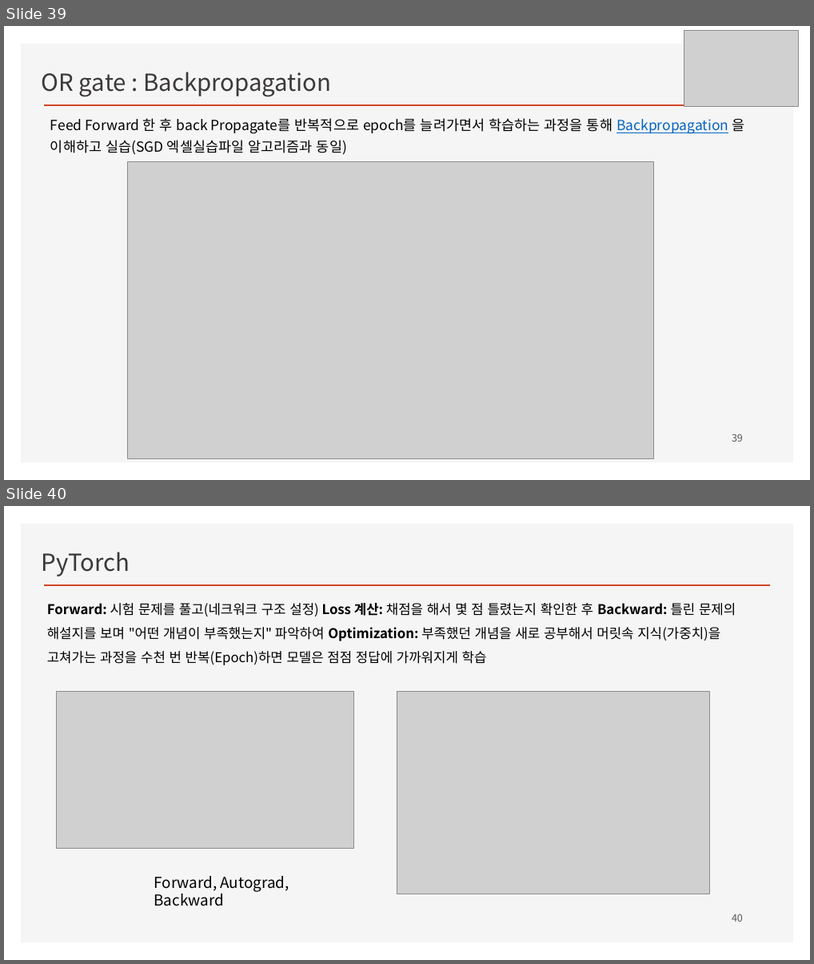
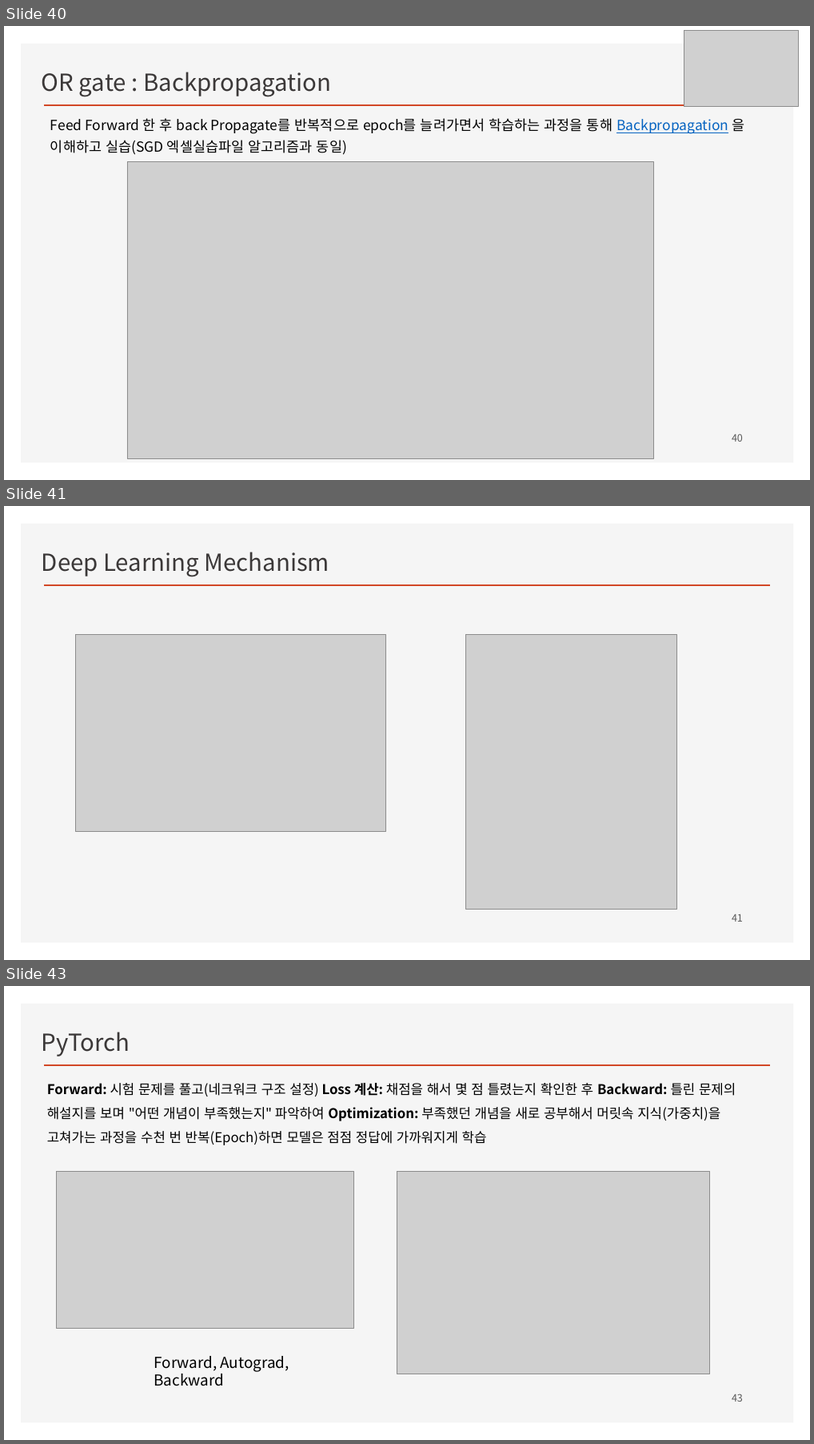
Before and after one commit to ancestor9/mathematics-for-machine-learning, a slide deck: Linear_Algebra/w4_Perceptron_Regression.pptx. Shown one above the other, each under a label of ours: slides 39 and 40 before the commit, slides 40, 41 and 43 after it; the slides between them are not shown. The pictures are 814x964 and 814x1444 pixels, drawn with LibreOffice and Linux fonts; fonts in the diff are those of the drawing; grey boxes stand for pictures; background and template pictures are left out. Boxes give left, top, right and bottom in pixels: in the first picture for what was removed or moved away, otherwise in the second. Text is boxed around its words. In the diff, an @@ line names an element or a change of style, - is before the commit and + after.

```diff
--- a/Linear_Algebra/w4_Perceptron_Regression.pptx
+++ b/Linear_Algebra/w4_Perceptron_Regression.pptx
@@ slide 41 added at [4,506,810,960], background #FFFFFF; not listed: 2 template elements that a slide beside it also shows @@
@@ text added at [42,552,330,577], 28 pt, text #3B3838 @@
+Deep Learning Mechanism
@@ picture added at [75,635,386,832] @@
@@ picture added at [466,635,677,909] @@
@@ page number added at [732,914,743,921], 12 pt, text #595959 @@
+41
@@ what was slide 39 is now slide 40 @@
@@ page number at [732,433,743,441]: text changed @@
-39
+40
@@ what was slide 40 is now slide 43 @@
@@ page number at [732,1393,743,1401]: text changed @@
-40
+43
```
Also in this commit, not shown: 3 other slides added.
